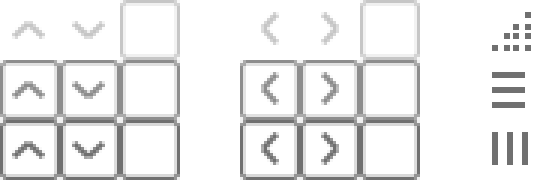
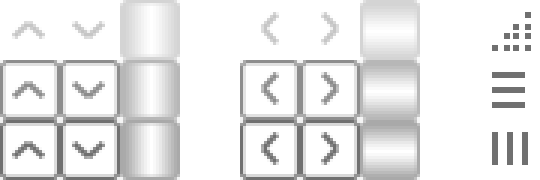
Layered file, before and after one edit (540x180). Changes by layer:
renamed "圆角矩形" to "正常", opacity 100% → 30%, painted on it over [120, 0, 180, 60]
removed group "滚动条-高亮" (1st of 2, in "垂直滚动条") (1 layers) (was 80%) from group "垂直滚动条" over [120, 60, 180, 120]
renamed "圆角矩形" to "高亮", opacity 100% → 50%, moved it into group "滚动条", painted on it over [120, 60, 180, 120]
removed group "滚动条-按下" (1st of 2, in "垂直滚动条") (1 layers) from group "垂直滚动条" over [120, 120, 180, 180]
renamed "圆角矩形" to "按下", opacity 100% → 60%, moved it into group "滚动条", painted on it over [120, 120, 180, 180]
renamed "圆角矩形" to "正常", opacity 40% → 30%, painted on it over [360, 0, 420, 60]
removed group "滚动条-高亮" (2nd of 2, in "水平滚动条") (1 layers) (was 80%) from group "水平滚动条" over [360, 60, 420, 120]
renamed "圆角矩形" to "高亮", opacity 100% → 50%, moved it into group "滚动条", painted on it over [360, 60, 420, 120]
removed group "滚动条-按下" (2nd of 2, in "水平滚动条") (1 layers) from group "水平滚动条" over [360, 120, 420, 180]
renamed "圆角矩形" to "按下", opacity 100% → 60%, moved it into group "滚动条", painted on it over [360, 120, 420, 180]
hid "背景" over [120, 0, 420, 180]
